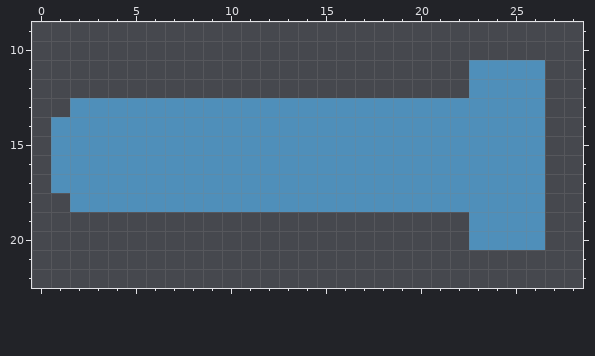
File history of a pixel-art file, res/img/turrettop.aseprite. This is how it looked before the edit.
32x32 pixels, 1 frame. Shown: x 0..28, y 9..22.
Now the later version:
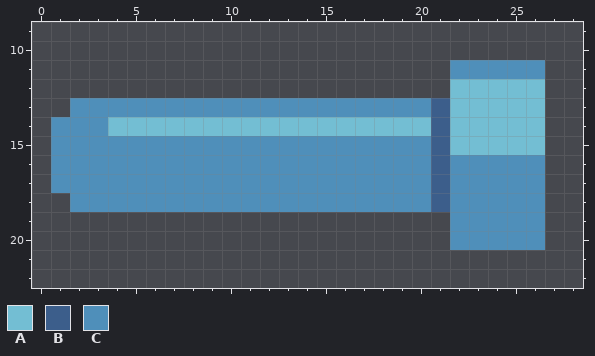
Palette (. is transparent): A #73bed3  B #3c5e8b  C #4f8fba
The exact change:
Changed rows in their new state; - is an unchanged pixel.
Layer "Layer 2":
first column x 4:
11 ------------------C----
12 ------------------AAAAA
13 -----------------BAAAAA
14 AAAAAAAAAAAAAAAAABAAAAA
15 -----------------BAAAAA
16 -----------------B-----
17 -----------------B-----
18 -----------------B-----
19 ------------------C----
20 ------------------C----
